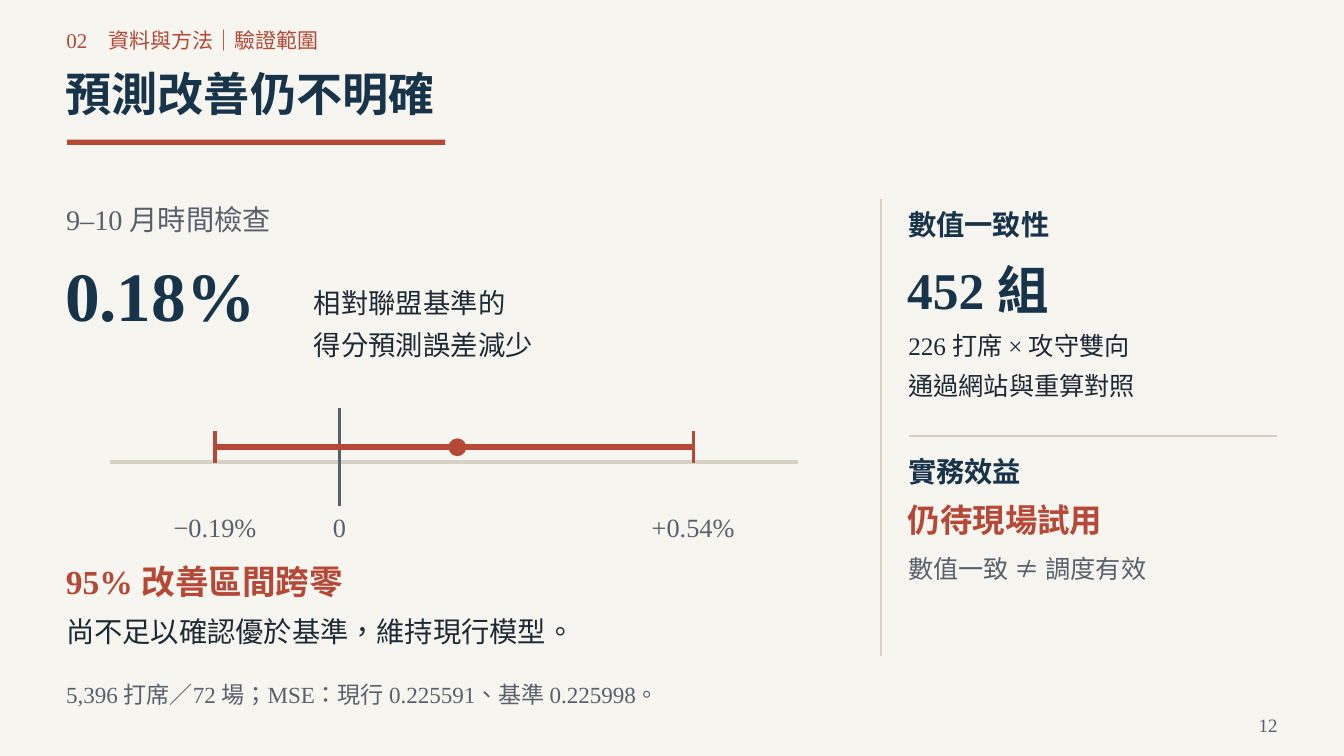
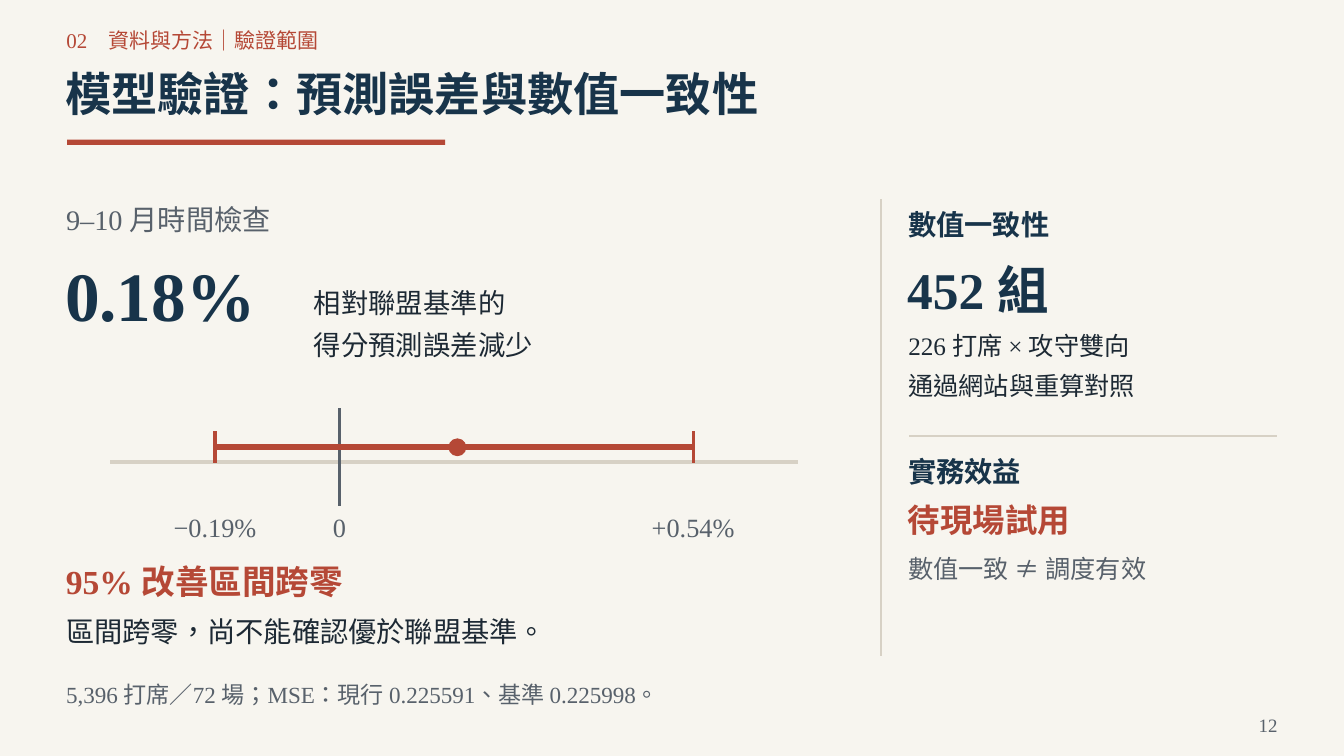
Before and after one commit to Da-Xiong-Chen/baseball_project, a slide deck: slide 12 of presentations/competition-2026/submission-20261023/一球兩面_參賽提案_32頁_20261023.pptx. Drawn at 1344x756 pixels with LibreOffice and Linux fonts; fonts in the diff are those of the drawing. Boxes give left, top, right and bottom in pixels: in the first picture for what was removed or moved away, otherwise in the second. Text is boxed around its words. In the diff, an @@ line names an element or a change of style, - is before the commit and + after.

```diff
--- a/presentations/competition-2026/submission-20261023/一球兩面_參賽提案_32頁_20261023.pptx
+++ b/presentations/competition-2026/submission-20261023/一球兩面_參賽提案_32頁_20261023.pptx
@@ text at box(65, 71, 758, 115): text changed @@
-預測改善仍不明確
+模型驗證：預測誤差與數值一致性
@@ text at box(908, 504, 1070, 535): text changed @@
-仍待現場試用
+待現場試用
@@ text at box(66, 618, 546, 645): text changed @@
-尚不足以確認優於基準，維持現行模型。
+區間跨零，尚不能確認優於聯盟基準。
```
Also in this commit, not shown: 15 other slides changed, 10 slides added, 10 slides removed, 4 other files.
